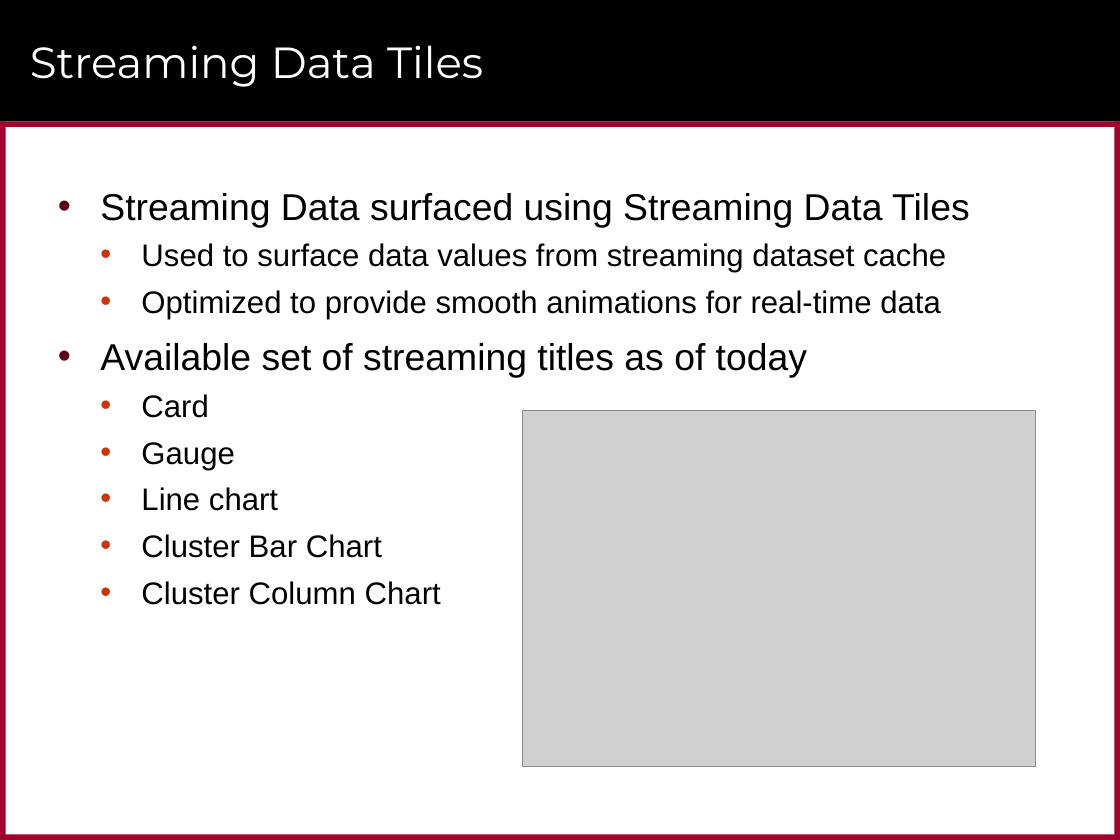
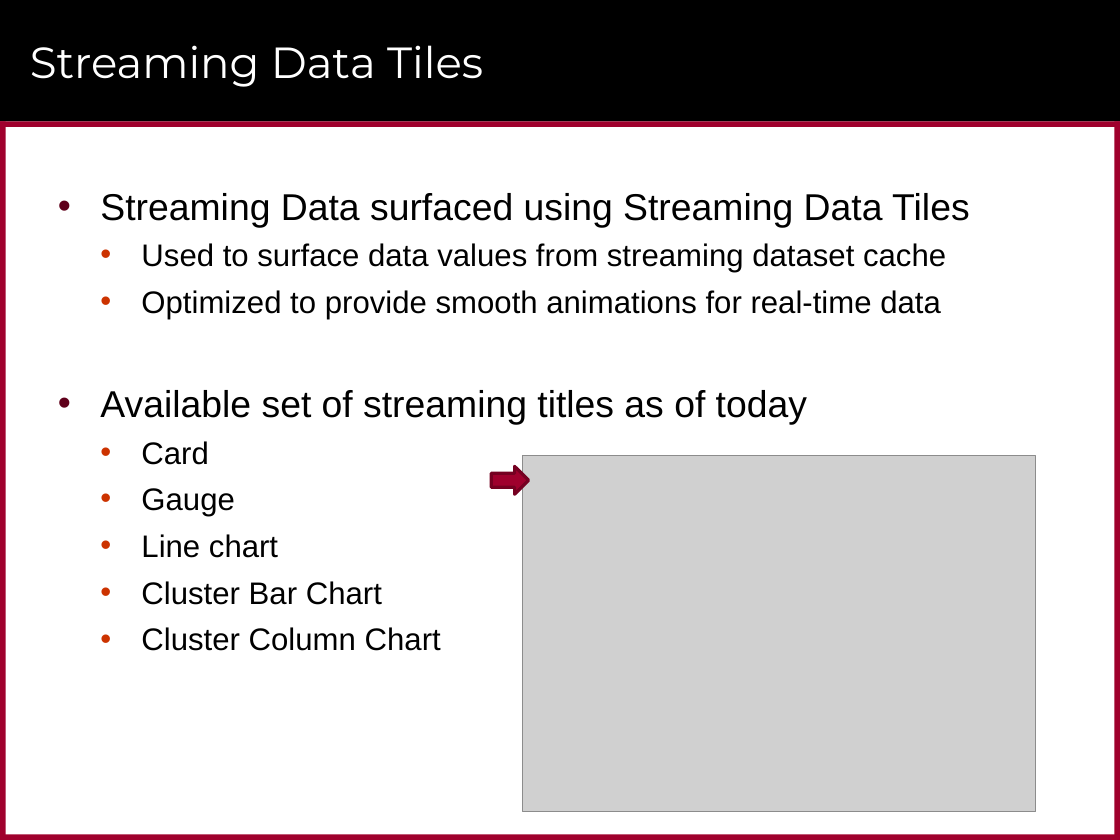
Before and after one commit to CriticalPathTraining/RealtimeDashboards, a slide deck: slide 17 of RealtimeDashboards.pptx (slide 16 before the commit). Drawn at 1120x840 pixels with LibreOffice and Linux fonts; fonts in the diff are those of the drawing; grey boxes stand for pictures; background and template pictures are left out. Boxes give left, top, right and bottom in pixels: in the first picture for what was removed or moved away, otherwise in the second. Text is boxed around its words. In the diff, an @@ line names an element or a change of style, - is before the commit and + after.

```diff
--- a/RealtimeDashboards.pptx
+++ b/RealtimeDashboards.pptx
@@ text "Streaming Data surfaced using Streaming ..." rewrapped from (x1=100, y1=193, x2=969, y2=605) to (x1=100, y1=193, x2=969, y2=651) @@
@@ right arrow added at (x1=492, y1=466, x2=529, y2=494), fill #9F002D, outline #760021 2 pt @@
@@ picture moved from (x1=523, y1=411, x2=1036, y2=767) to (x1=523, y1=456, x2=1036, y2=812) @@
```
Also in this commit, not shown: 3 other slides changed, 5 slides added, 13 slides removed, 3 other files.
